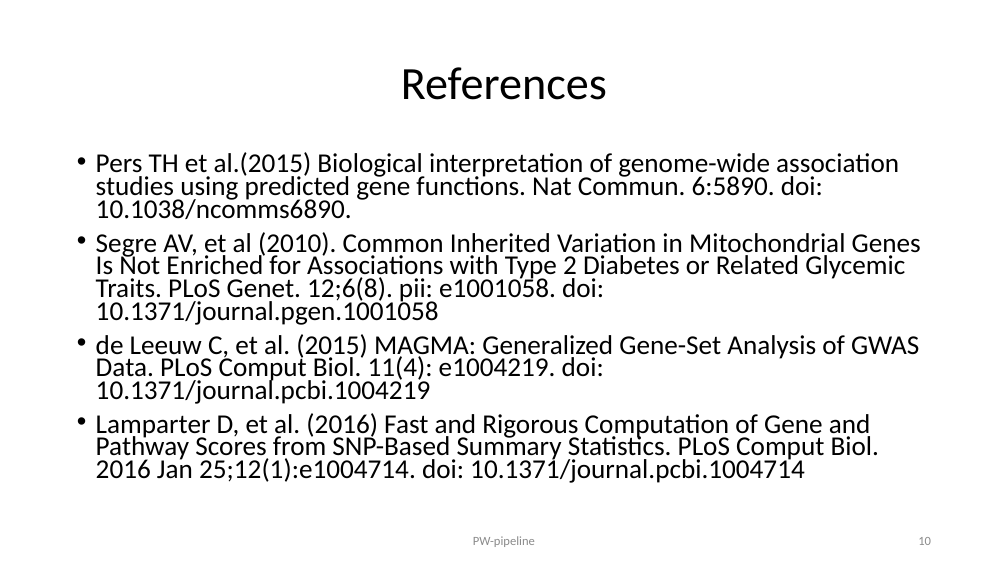
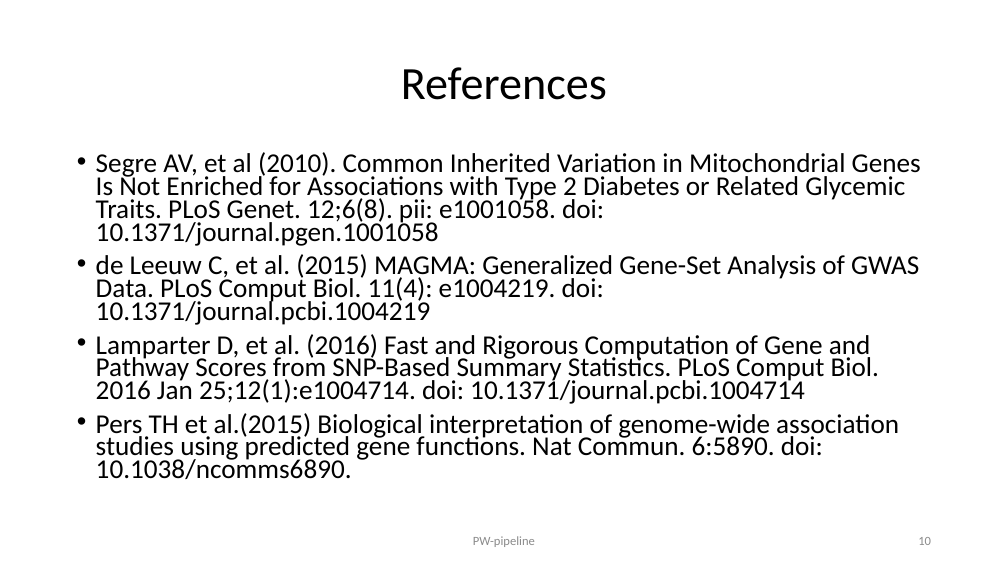
Before and after one commit to jinghuazhao/PW-pipeline, a slide deck: slide 10 of README.pptx. Drawn at 1008x567 pixels with LibreOffice and Linux fonts; fonts in the diff are those of the drawing. Boxes give left, top, right and bottom in pixels: in the first picture for what was removed or moved away, otherwise in the second. Text is boxed around its words. In the diff, an @@ line names an element or a change of style, - is before the commit and + after.

```diff
--- a/README.pptx
+++ b/README.pptx
@@ text at (96, 152, 899, 219): paragraph removed @@
-• Pers TH et al.(2015) Biological interpretation of genome-wide association studies using predicted gene functions. Nat Commun. 6:5890. doi: 10.1038/ncomms6890.
@@ text at (96, 413, 899, 479): paragraph added @@
+• Pers TH et al.(2015) Biological interpretation of genome-wide association studies using predicted gene functions. Nat Commun. 6:5890. doi: 10.1038/ncomms6890.
```
Also in this commit, not shown: 4 other slides changed.
